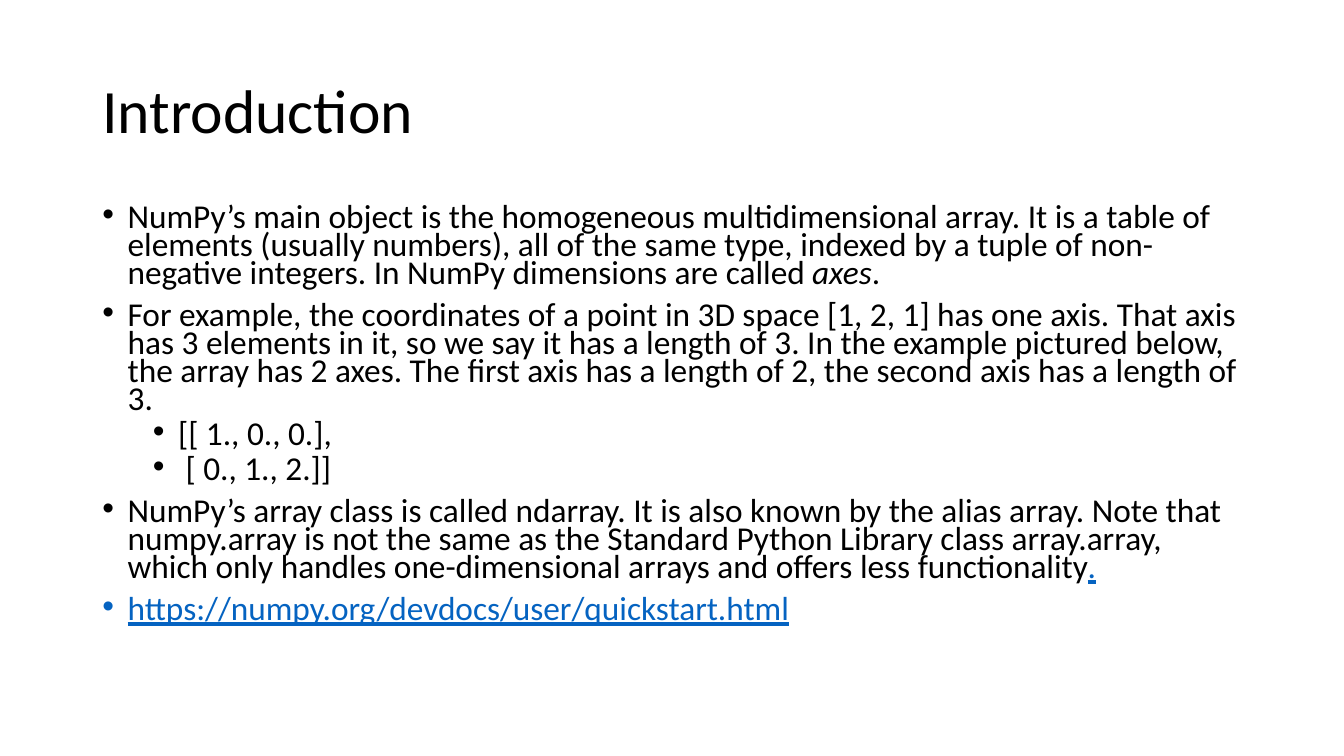
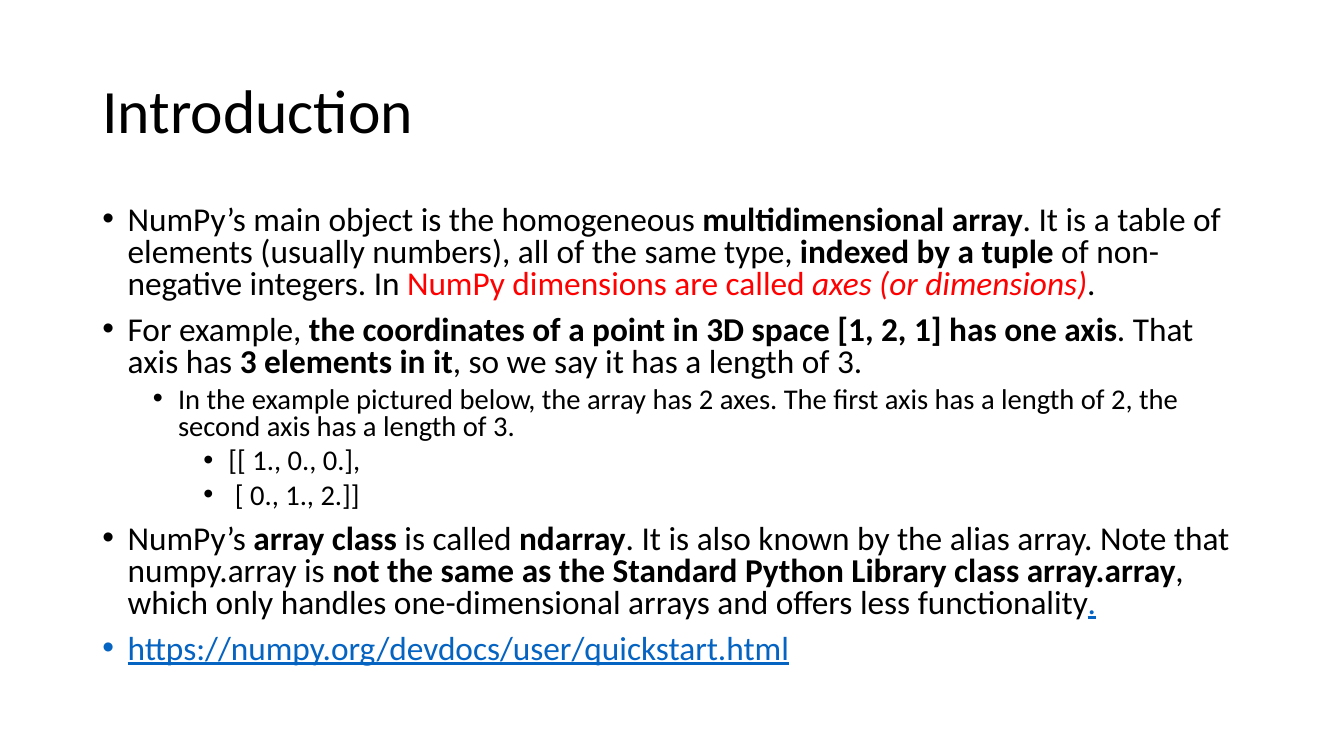
Before and after one commit to FranzGH/IoT_ML, a slide deck: slide 2 of Numpy.pptx. Drawn at 1344x756 pixels with LibreOffice and Linux fonts; fonts in the diff are those of the drawing. Boxes give left, top, right and bottom in pixels: in the first picture for what was removed or moved away, otherwise in the second. Text is boxed around its words. In the diff, an @@ line names an element or a change of style, - is before the commit and + after.

```diff
--- a/Numpy.pptx
+++ b/Numpy.pptx
@@ text at (x1=128, y1=207, x2=1221, y2=441): text changed @@
-• NumPy’s main object is the homogeneous multidimensional array. It is a table of elements (usually numbers), all of the same type, indexed by a tuple of non-negative integers. In NumPy dimensions are called axes.
-• For example, the coordinates of a point in 3D space [1, 2, 1] has one axis. That axis has 3 elements in it, so we say it has a length of 3. In the example pictured below, the array has 2 axes. The first axis has a length of 2, the second axis has a length of 3.
+• NumPy’s main object is the homogeneous multidimensional array. It is a table of elements (usually numbers), all of the same type, indexed by a tuple of non-negative integers. In NumPy dimensions are called axes (or dimensions).
+• For example, the coordinates of a point in 3D space [1, 2, 1] has one axis. That axis has 3 elements in it, so we say it has a length of 3.
+  • In the example pictured below, the array has 2 axes. The first axis has a length of 2, the second axis has a length of 3.
@@ text at (x1=128, y1=449, x2=1229, y2=666): size 23.8 to 20.4 pt in "[[ 1., 0., 0.],", "[ 0., 1., 2.]]"; bold on in "array class ndarray. not the same as ..."; list level 2 to 3 in "[[ 1., 0., 0.],"; line spacing 0.7 to 0.8; list level 2 to 3 in "[ 0., 1., 2.]]" @@
```
Also in this commit, not shown: 6 other slides changed, 18 other files.
